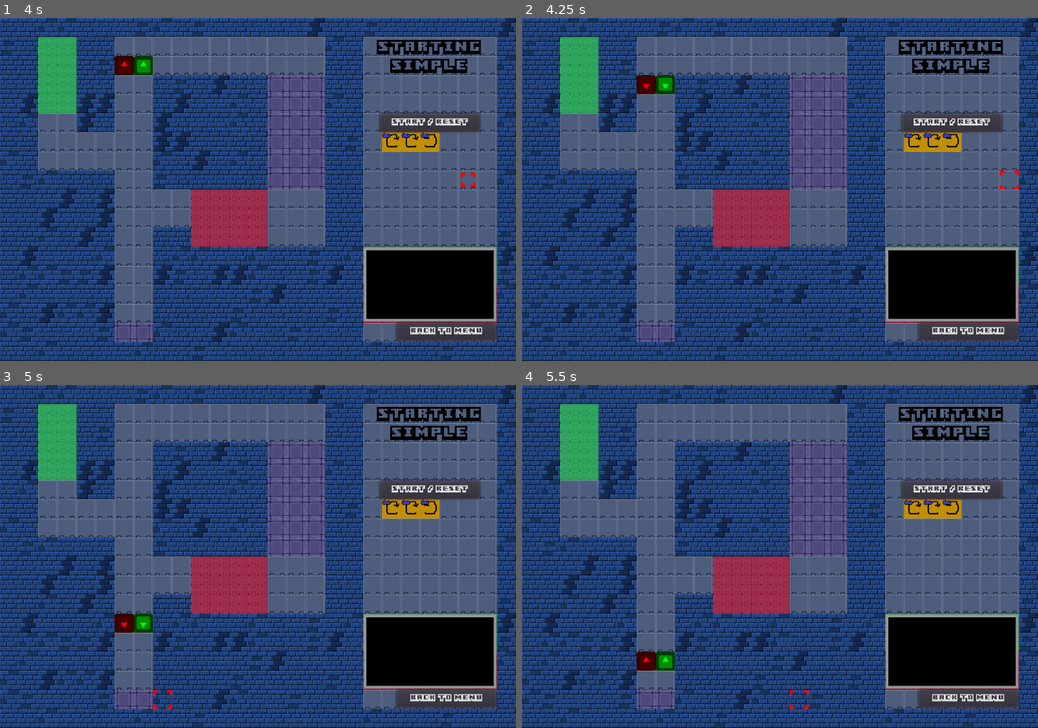
Above: before the commit, frames 1-4 (two rows, left to right).
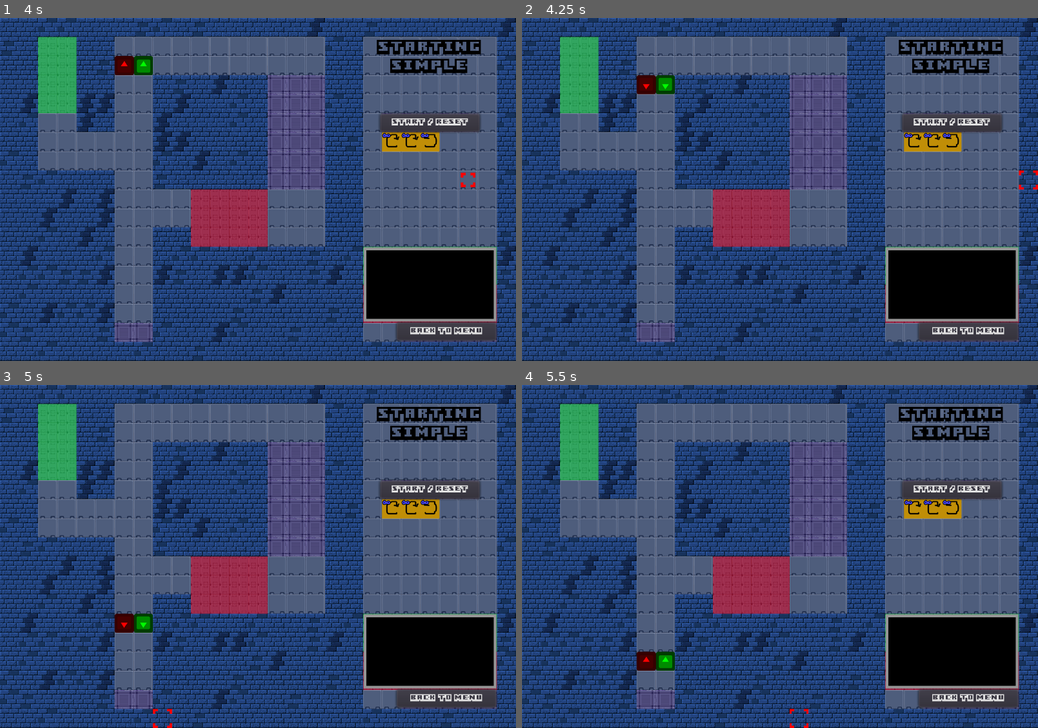
Above: after the commit, the same moments.

Repository: WIT-SCDS-F22-GAME-COOP/Zombie-Game
Game: Godot game, scene res://TSCN/Menu.tscn
Two runs of this game, one before a commit and one after it. Both use one fixed random seed, a clock stepped at 60 frames per second and the inputs below. The engine's default icon, where the game draws it, is replaced by a stand-in: a white triangle on a blue panel in a dark square.
Inputs (mouse positions are in pixels of both pictures, inside the frame that each line leads up to):
- Up to frame 1 (4 s): click "start" at 0.5 s; click "BACK TO MENU" at 1.25 s; click "start" at 2 s; click "START / RESET" at 2.75 s; move the mouse to (371, 172) at 3.52 s; hold D (move_right) from 3.53 s (still down); click (371, 172) at 3.6 s
- Up to frame 2 (4.25 s): keep holding D (move_right)
- Up to frame 3 (5 s): move the mouse to (154, 573) at 4.27 s; release D (move_right) at 4.28 s; hold S (move_down) from 4.28 s (still down); right-click (154, 573) at 4.35 s
- Up to frame 4 (5.5 s): move the mouse to (831, 481) at 5.02 s; release S (move_down) at 5.03 s; hold D (move_right) from 5.03 s (still down); tap Space (select) at 5.1 s

Frame 1 is identical in both runs. In frame 2, less than 0.1% of the frame differs, in the area x 92-100%, y 44-51%; in frame 3, less than 0.1%; in frame 4, less than 0.1%.

Commit message:
Removes menu cursor changes
The cursor originally skipped over the divider for convenience, as the directional inputs did not repeat, but this is now just an inconvenience. Commented out all code related to that until a better solution is found or it's deemed entirely unnecessary.

Diff:
--- a/Scripts/Cursor.gd
+++ b/Scripts/Cursor.gd
@@ -19,22 +19,22 @@
 # Moves the cursor
 # Currently hard coded to stay within window size
 func move():
-	if Input.is_action_pressed("move_right") && tile_position.x < 25:
+	if Input.is_action_pressed("move_right") && tile_position.x < 26:
 		if frames % 5 == 0:
 			global_position.x = global_position.x + 64
 			direction = 1
 		frames = frames + 1
-	elif Input.is_action_pressed("move_left") && tile_position.x > 1:
+	elif Input.is_action_pressed("move_left") && tile_position.x > 0:
 		if frames % 5 == 0:
 			global_position.x = global_position.x - 64
 			direction = 3
 		frames = frames + 1
-	elif Input.is_action_pressed("move_up") && tile_position.y > 1:
+	elif Input.is_action_pressed("move_up") && tile_position.y > 0:
 		if frames % 5 == 0:
 			global_position.y = global_position.y - 64
 			direction = 0
 		frames = frames + 1
-	elif Input.is_action_pressed("move_down") && tile_position.y < 16:
+	elif Input.is_action_pressed("move_down") && tile_position.y < 17:
 		if frames % 5 == 0:
 			global_position.y = global_position.y + 64
 			direction = 2
@@ -48,8 +48,8 @@
 		# and Wentworth loves to just reuse Razer laptops, which, by default, lock to 30 FPS
 		# if they come unplugged from the wall. This way, nothing breaks if that happens.
 	# It can definitely be fixed, but it functionally changes nothing.
-	if (Global.menu == false):
-		if (tile_position.x == 17):
-			global_position.x = global_position.x + 128
-		elif (tile_position.x == 18):
-			global_position.x = global_position.x - 128
+#	if (Global.menu == false):
+#		if (tile_position.x == 17):
+#			global_position.x = global_position.x + 128
+#		elif (tile_position.x == 18):
+#			global_position.x = global_position.x - 128
